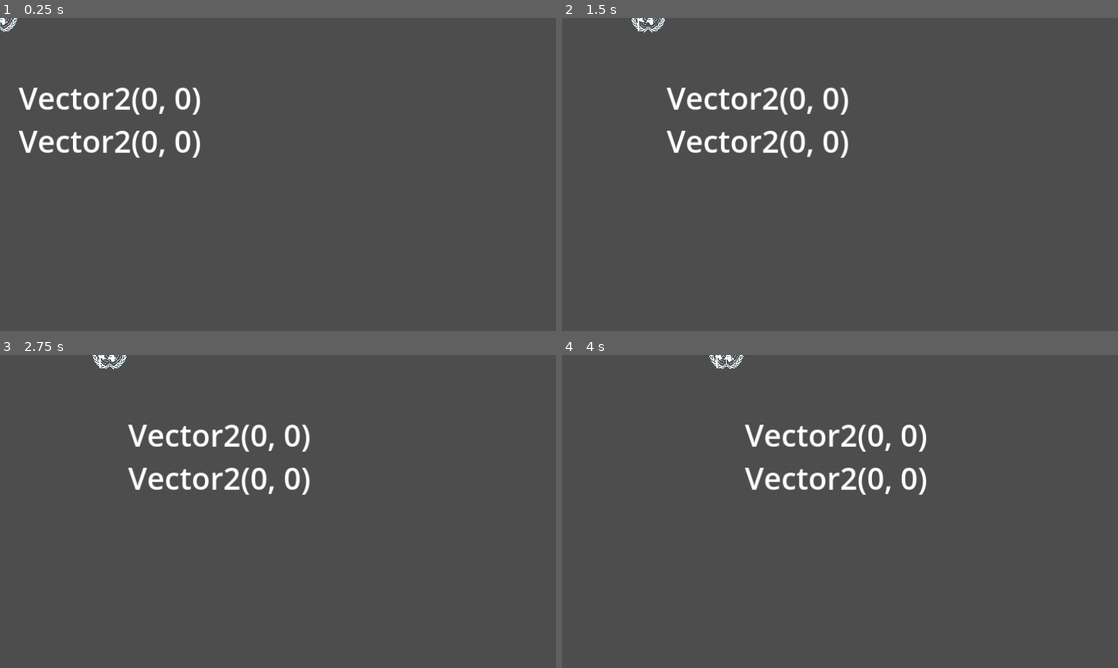
Above: before the commit, frames 1-4 (two rows, left to right).
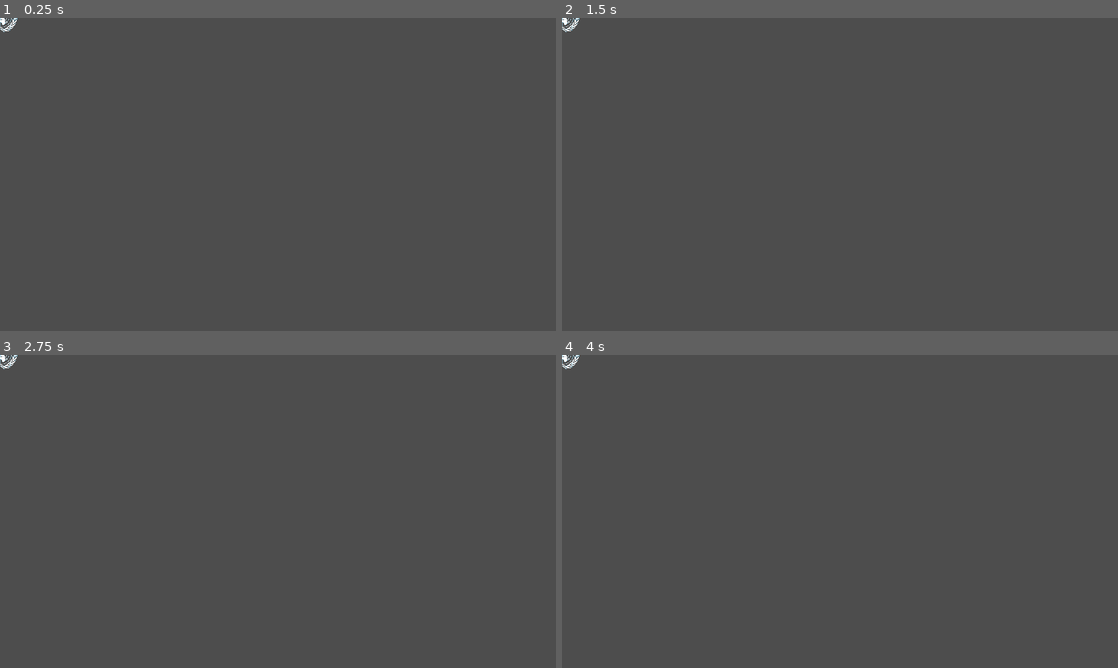
Above: after the commit, the same moments.

Repository: rikiaaaan/sustainable-development-game
Game: Godot game, scene res://shared/kokuren/kokuren.tscn
The game is run twice, just before and just after one commit, with the same random seed, the same clock (stepped at 60 frames per second) and the same inputs. This scene is started directly instead of the project's main scene.
Inputs:
- Up to frame 1 (0.25 s): no input
- Up to frame 2 (1.5 s): tap Enter at 0.5 s; hold D (kokuren_move_right) 0.53-1.28 s; hold Space (summon_sdg) 0.53-1.28 s; hold A (kokuren_move_left) from 1.28 s (still down); tap L at 1.35 s
- Up to frame 3 (2.75 s): release A (kokuren_move_left) at 2.03 s; hold D (kokuren_move_right) from 2.03 s (still down); hold J from 2.03 s (still down)
- Up to frame 4 (4 s): release J at 2.78 s; tap K at 2.85 s; release D (kokuren_move_right) at 3.53 s; hold A (kokuren_move_left) from 3.53 s (still down); hold I from 3.53 s (still down)

The runs differ from the first frame. In frame 1, 1.9% of the frame differs, in the area x 3-36%, y 22-45%; in frame 2, 2.2%; in frame 3, 2.2%, in the area x 0-56%, y 0-45%; in frame 4, 2.2%.

Commit message:
国連の親ノードをPathFollow2Dに変更

Diff:
--- a/shared/kokuren/kokuren.gd
+++ b/shared/kokuren/kokuren.gd
@@ -1,14 +1,11 @@
-extends Node2D
+extends PathFollow2D
 
-@export var speed:float = 6.0
-
-const POLYGON_11_x:float = -140
-const POLYGON_01_x:float = -145
+@export var speed:float = 1.0
 
 
 func _ready() -> void:
 
-
+	progress_ratio = 0.5
 
 	return
 
@@ -16,8 +13,8 @@
 func set_raycast_line() -> void:
 
 	var collision_point:Vector2 = $RayCast2D.get_collision_point()
-	$Label.text = var_to_str(collision_point)
-	$Label.text += "\n" + var_to_str($RayCast2D.get_collision_normal())
+#	$Label.text = var_to_str(collision_point)
+#	$Label.text += "\n" + var_to_str($RayCast2D.get_collision_normal())
 	$Polygon2D.polygon[1].y = collision_point.y
 	$Polygon2D.polygon[2].y = collision_point.y
 
@@ -33,8 +30,7 @@
 
 func _physics_process(_delta:float) -> void:
 
-	var move_vec:Vector2 = Vector2(int(Input.is_action_pressed("kokuren_move_right")) - int(Input.is_action_pressed("kokuren_move_left")),0)
-	position += move_vec * speed
+	progress_ratio += speed * (int(Input.is_action_pressed("kokuren_move_right")) - int(Input.is_action_pressed("kokuren_move_left"))) * 0.01
 	set_raycast_line()
 
 	return
--- a/shared/kokuren/kokuren.tscn
+++ b/shared/kokuren/kokuren.tscn
@@ -3,7 +3,8 @@
 [ext_resource type="Texture2D" uid="uid://bxox5ovxhifkn" path="res://shared/img/kokuren.png" id="1_aoedo"]
 [ext_resource type="Script" path="res://shared/kokuren/kokuren.gd" id="1_m8jk0"]
 
-[node name="kokuren" type="Node2D"]
+[node name="kokuren" type="PathFollow2D"]
+loop = false
 script = ExtResource("1_m8jk0")
 
 [node name="Sprite2D" type="Sprite2D" parent="."]
@@ -17,11 +18,3 @@
 position = Vector2(-21.5, 0)
 target_position = Vector2(0, 720)
 collision_mask = 3
-
-[node name="Label" type="Label" parent="."]
-offset_left = 43.0
-offset_top = 136.0
-offset_right = 141.0
-offset_bottom = 235.0
-theme_override_font_sizes/font_size = 70
-text = "1"
